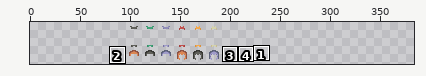
Sprite sheet -- assets/Spritesheet/skins.png. Above, an overview of the earlier version with the close-up marked.
Close-up. Before:
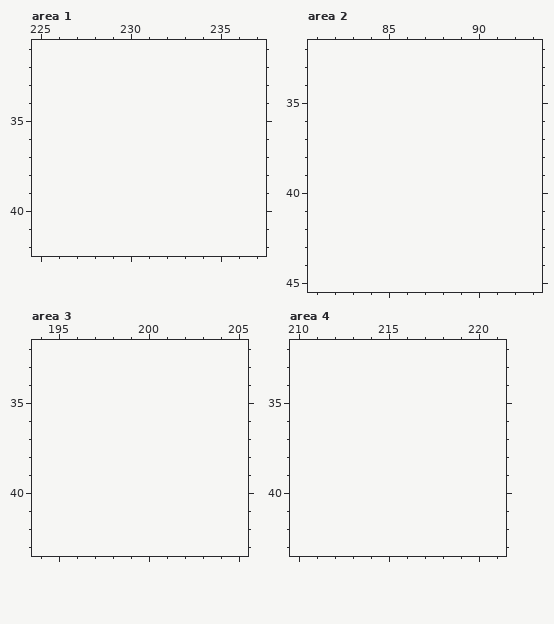
The file is 96x48 pixels. Colours within 5 levels of each other are drawn and written as one. Shown: area 1: x 225..237, y 31..42; area 2: x 81..93, y 32..45; area 3: x 194..205, y 32..43; area 4: x 210..221, y 32..43. The old version is drawn lined up with the new one, on the new canvas. The wide view leaves out empty margins. The commit also changed other parts of the picture, which this record leaves out.
The same view after the edit:
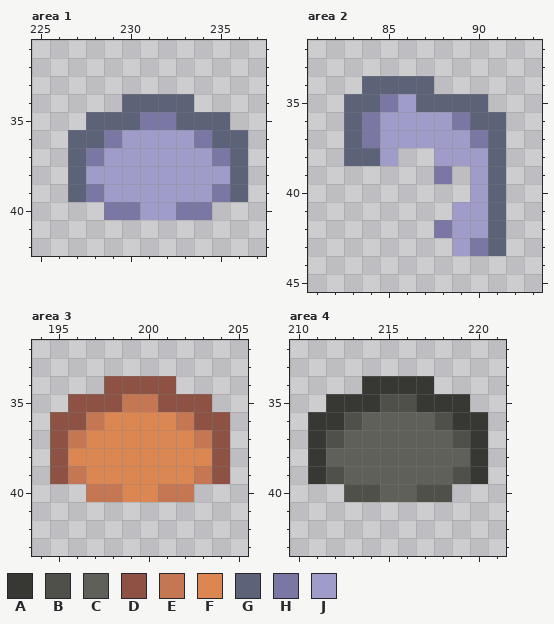
Palette (. is transparent): A #373733  B #50504a  C #60605a  D #8d5243  E #c57652  F #dc8652  G #5c6278  H #7a77a4  J #a09cca
The exact change:
canvas 96x48 -> 384x48, the old top-left corner now at 96,0
--- area 1
@@ x 225..237 @@
 33 .............
-34 .............
-35 .............
-36 .............
-37 .............
-38 .............
-39 .............
-40 .............
+34 .....GGGG....
+35 ...GGGHHGGG..
+36 ..GGHJJJJHGG.
+37 ..GHJJJJJJHG.
+38 ..GJJJJJJJJG.
+39 ..GHJJJJJJHG.
+40 ....HHJJHH...
 41 .............
--- area 2
@@ x 81..93 @@
 33 .............
-34 .............
-35 .............
-36 .............
-37 .............
-38 .............
-39 .............
-40 .............
-41 .............
-42 .............
-43 .............
+34 ...GGGG......
+35 ..GGHJGGGG...
+36 ..GHJJJJHGG..
+37 ..GHJJJJJHG..
+38 ..GGJ..JJJG..
+39 .......H.JG..
+40 .........JG..
+41 ........JJG..
+42 .......HJJG..
+43 ........JHG..
 44 .............
--- area 3
@@ x 194..205 @@
 33 ............
-34 ............
-35 ............
-36 ............
-37 ............
-38 ............
-39 ............
-40 ............
+34 ....DDDD....
+35 ..DDDEEDDD..
+36 .DDEFFFFEDD.
+37 .DEFFFFFFED.
+38 .DFFFFFFFFD.
+39 .DEFFFFFFED.
+40 ...EEFFEE...
 41 ............
--- area 4
@@ x 210..221 @@
 33 ............
-34 ............
-35 ............
-36 ............
-37 ............
-38 ............
-39 ............
-40 ............
+34 ....AAAA....
+35 ..AAABBAAA..
+36 .AABCCCCBAA.
+37 .ABCCCCCCBA.
+38 .ACCCCCCCCA.
+39 .ABCCCCCCBA.
+40 ...BBCCBB...
 41 ............
